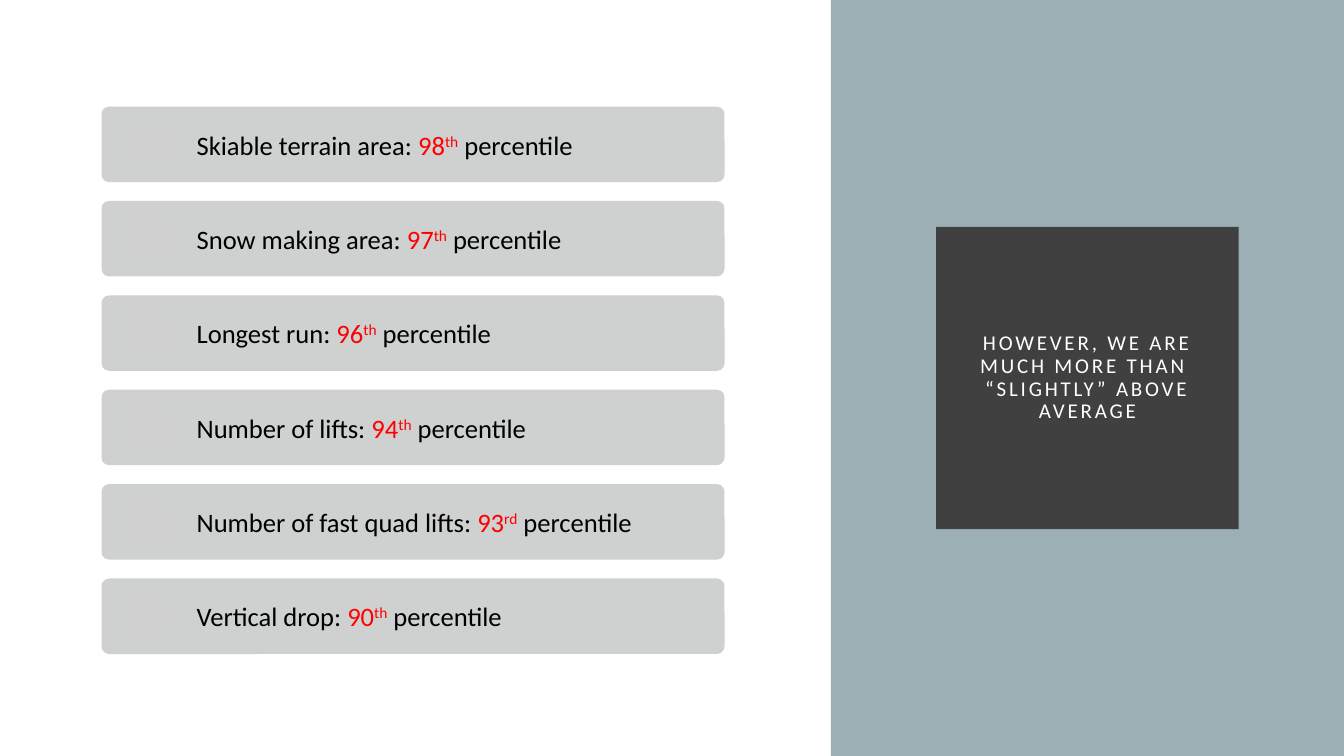
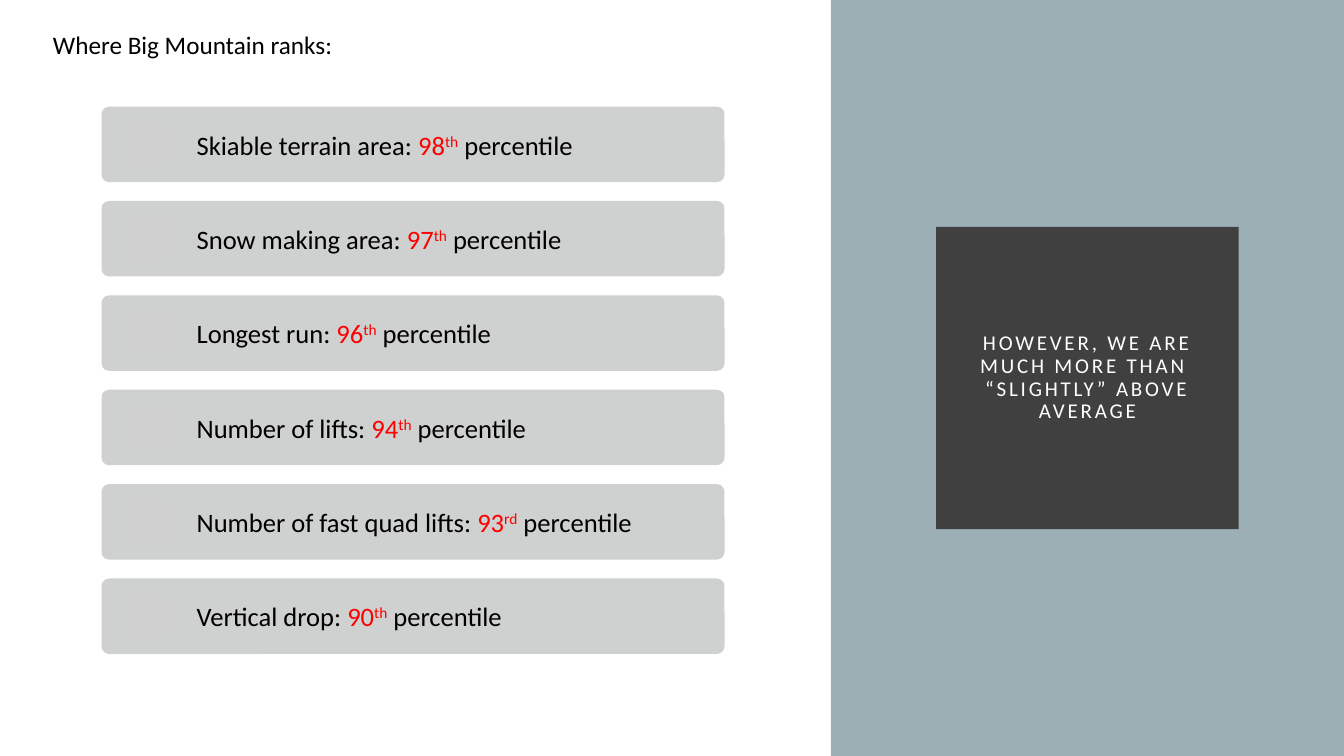
Before and after one commit to smanavi/DataScienceGuidedCapstone, a slide deck: slide 3 of Guided Capstone Slide Deck.pptx. Drawn at 1344x756 pixels with LibreOffice and Linux fonts; fonts in the diff are those of the drawing; grey boxes stand for pictures. Boxes give left, top, right and bottom in pixels: in the first picture for what was removed or moved away, otherwise in the second. Text is boxed around its words. In the diff, an @@ line names an element or a change of style, - is before the commit and + after.

```diff
--- a/Guided Capstone Slide Deck.pptx
+++ b/Guided Capstone Slide Deck.pptx
@@ text added at (x1=53, y1=36, x2=332, y2=59), 18 pt, text #000000 @@
+Where Big Mountain ranks:
```
Also in this commit, not shown: 2 other slides changed, 5 slides added, 3 other files.
